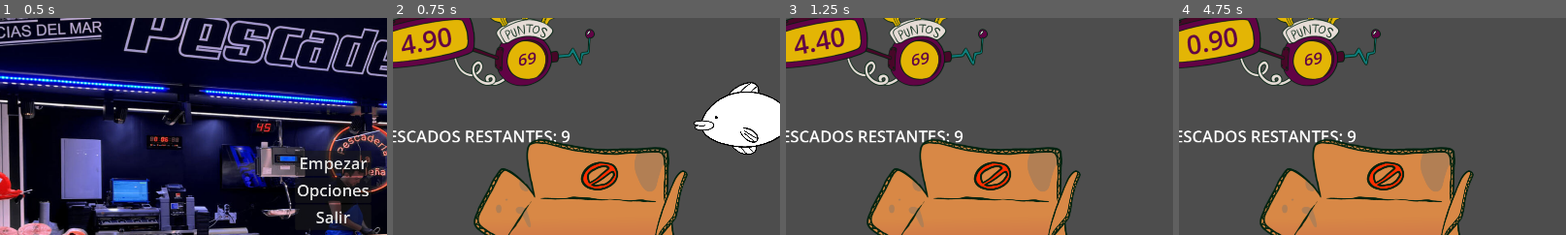
Above: before the commit, frames 1-4 (left to right).
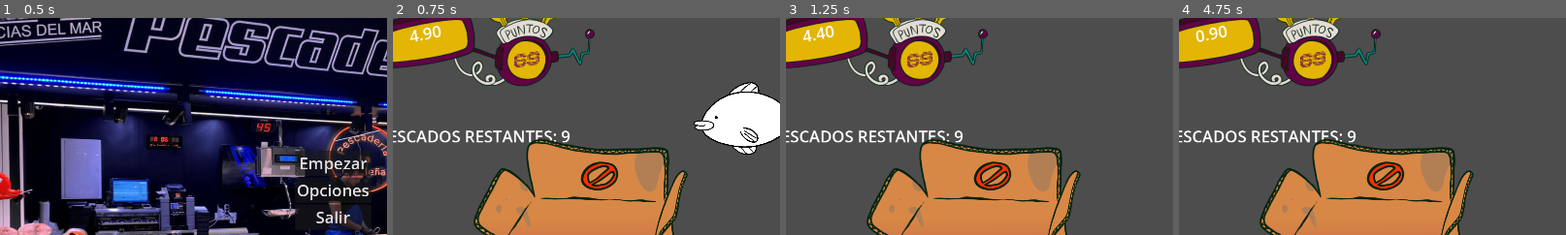
Above: after the commit, the same moments.

Repository: BananaVanGames/Chao_Pescao.Gameja_01_2026
Game: Godot game, scene res://ui/main_menu/main_menu.tscn
The game is run twice, just before and just after one commit, with the same random seed, the same clock (stepped at 60 frames per second) and the same inputs. The engine's default icon, where the game draws it, is replaced by a stand-in: a white triangle on a blue panel in a dark square.
Inputs (mouse positions are % of the whole screen's width and height, from its top left):
- Up to frame 1 (0.5 s): no input
- Up to frame 2 (0.75 s): click "Empezar" at 0.5 s
- Up to frame 3 (1.25 s): no input
- Up to frame 4 (4.75 s): drag from (53, 75) to (75, 58) at 1.27 s; drag from (52, 88) to (75, 58) at 2.02 s; move the mouse to (60, 28) at 2.77 s; tap E at 2.85 s; click (60, 28) at 2.92 s; drag from (45, 70) to (32, 57) at 3.52 s; move the mouse to (80, 65) at 4.27 s; tap F at 4.35 s; click (80, 65) at 4.42 s
The pictures show only the part of the screen within x 7-57%, y 10-60%; the shares and areas given below are measured in that part.

Frame 1 is identical in both runs. In frame 2, 1.0% of the frame differs, in the area x 2-38%, y 3-24%; in frame 3, 1.0%; in frame 4, 1.1%.

Commit message:
Test de fuentes de texto

Diff:
--- a/game/score_zone/score_zone.gd
+++ b/game/score_zone/score_zone.gd
@@ -20,8 +20,11 @@
 		return
 
 	var fish_data = body.get_fish_data()
+	var current_rules = GameHandler.get_current_rules()
+	var danger_rules = GameHandler.get_danger_rules()
+
 	print("FISH DATA: ", fish_data)
-	print("Current Rules: ", GameHandler.get_current_rules())
-	print("Current Danger Rules: ", GameHandler.get_danger_rules())
+	print("Current Rules: ", current_rules)
+	print("Current Danger Rules: ", danger_rules)
 
 	body.queue_free()
--- a/ui/hud/hud.tscn
+++ b/ui/hud/hud.tscn
@@ -3,19 +3,12 @@
 [ext_resource type="Script" uid="uid://6tkxj7crpg1m" path="res://ui/hud/hud.gd" id="1_4d6w6"]
 [ext_resource type="Texture2D" uid="uid://dv10dovk3utxo" path="res://ui/hud/art/consola.png" id="2_w75iv"]
 [ext_resource type="Texture2D" uid="uid://bjbkdyvls8wst" path="res://icon.svg" id="3_e0nub"]
+[ext_resource type="LabelSettings" uid="uid://cncbveswkxc3s" path="res://ui/hud/hud.tres" id="3_imuuq"]
 [ext_resource type="Texture2D" uid="uid://deiqksca00k3s" path="res://ui/hud/art/ojo.png" id="3_w75iv"]
-
-[sub_resource type="SystemFont" id="SystemFont_w75iv"]
-font_names = PackedStringArray("Maxter Board St")
-subpixel_positioning = 0
-
-[sub_resource type="LabelSettings" id="LabelSettings_w75iv"]
-font = SubResource("SystemFont_w75iv")
-font_size = 65
-font_color = Color(0.38039216, 0.011764706, 0.27058825, 1)
+[ext_resource type="FontFile" uid="uid://dhvwjiy18f55j" path="res://ui/hud/Maxter Board St.ttf" id="4_kwc50"]
 
 [sub_resource type="LabelSettings" id="LabelSettings_imuuq"]
-font = SubResource("SystemFont_w75iv")
+font = ExtResource("4_kwc50")
 font_size = 40
 font_color = Color(0.38039216, 0.011764706, 0.27058825, 1)
 
@@ -58,7 +51,7 @@
 theme_override_colors/font_color = Color(1.4164544, 1.4164544, 1.4164544, 1)
 theme_override_font_sizes/font_size = 40
 text = "5.00"
-label_settings = SubResource("LabelSettings_w75iv")
+label_settings = ExtResource("3_imuuq")
 horizontal_alignment = 1
 
 [node name="Node2D" type="Node2D" parent="."]
Binary file added: ui/hud/Maxter Board St.ttf
Not shown, added: ui/hud/Maxter Board St.ttf.import
